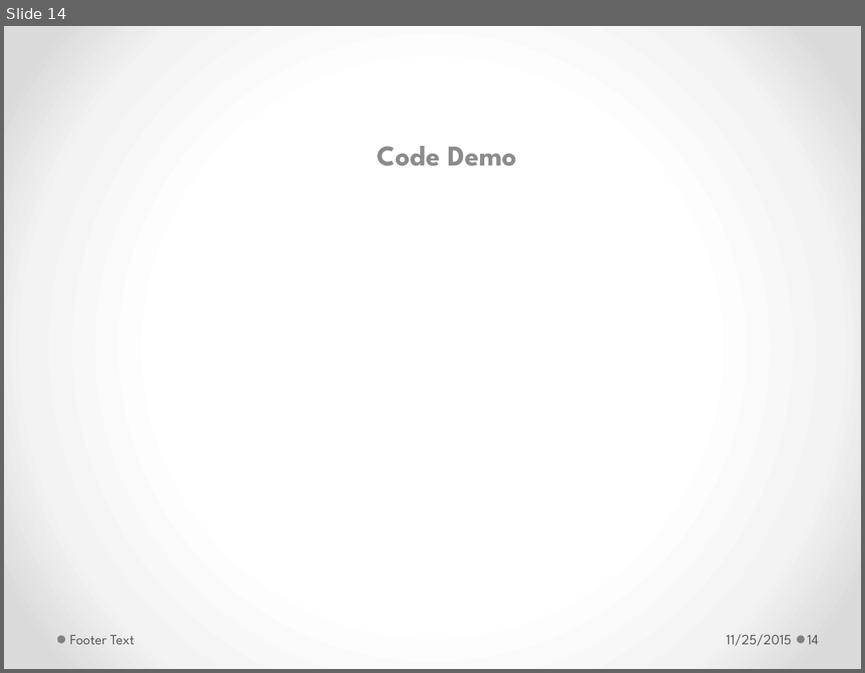
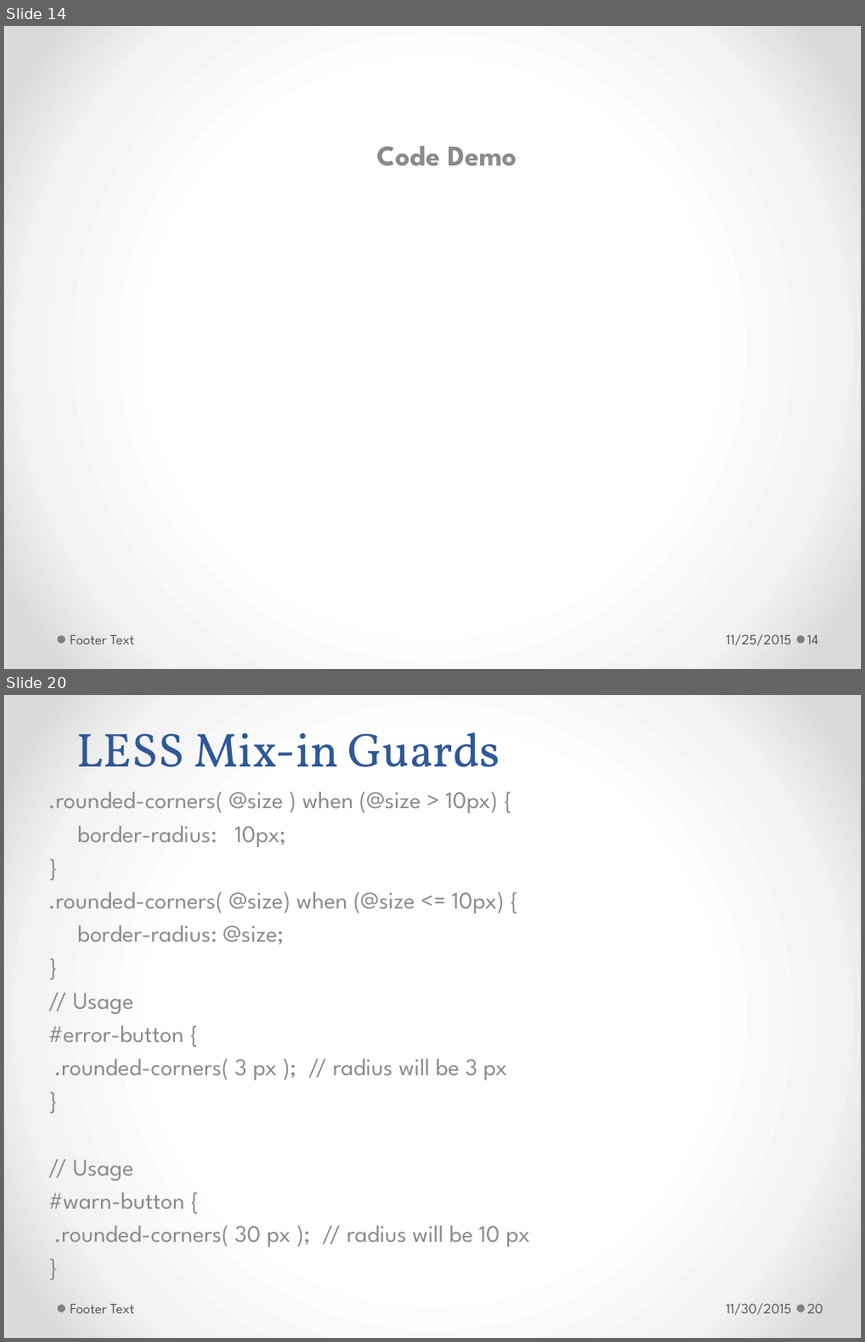
Before and after one commit to h-t-tran/work, a slide deck: brownbag/less/tech-presentation-less.pptx. Shown one above the other, each under a label of ours: slide 14 before the commit, slides 14 and 20 after it; the slides between them are not shown. The pictures are 865x673 and 865x1342 pixels, drawn with LibreOffice and Linux fonts; fonts in the diff are those of the drawing. Boxes give left, top, right and bottom in pixels: in the first picture for what was removed or moved away, otherwise in the second. Text is boxed around its words. In the diff, an @@ line names an element or a change of style, - is before the commit and + after.

```diff
--- a/brownbag/less/tech-presentation-less.pptx
+++ b/brownbag/less/tech-presentation-less.pptx
@@ slide 20 added at [4,695,861,1338], background gradient #FFFFFF to #F4F4F4 to #DADADA; not listed: 2 template elements that a slide beside it also shows @@
@@ title added at [77,732,500,767], 40 pt, text #2F5897 @@
+LESS Mix-in Guards
@@ subtitle added at [48,792,529,1247], 20 pt, text #8C8C8C @@
+.rounded-corners( @size ) when (@size > 10px) {
+border-radius: 10px;
+}
+.rounded-corners( @size) when (@size <= 10px) {
+border-radius: @size;
+}
+// Usage
+#error-button {
+.rounded-corners( 3 px ); // radius will be 3 px
+}
+// Usage
+#warn-button {
+.rounded-corners( 30 px ); // radius will be 10 px
+}
@@ text added at [70,1304,134,1313], 12 pt, text #595959 @@
+Footer Text
@@ text added at [726,1303,791,1315], 12 pt, text #595959 @@
+11/30/2015
@@ page number added at [807,1304,823,1313], 12 pt, text #595959 @@
+20
```
Also in this commit, not shown: 5 slides changed, 4 other slides added, 1 slide removed.
